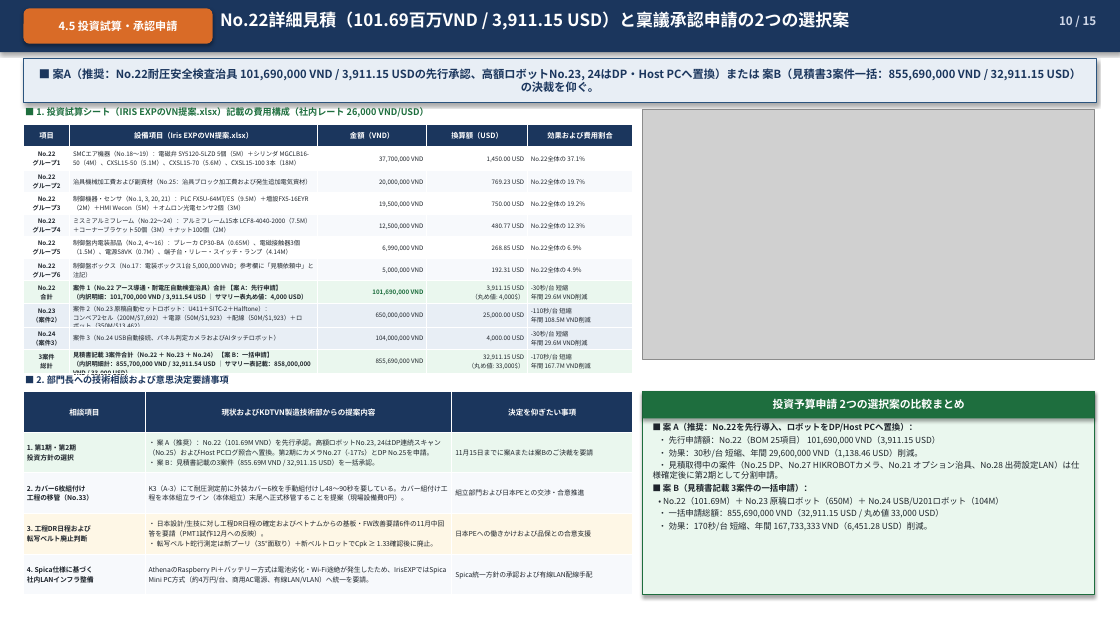
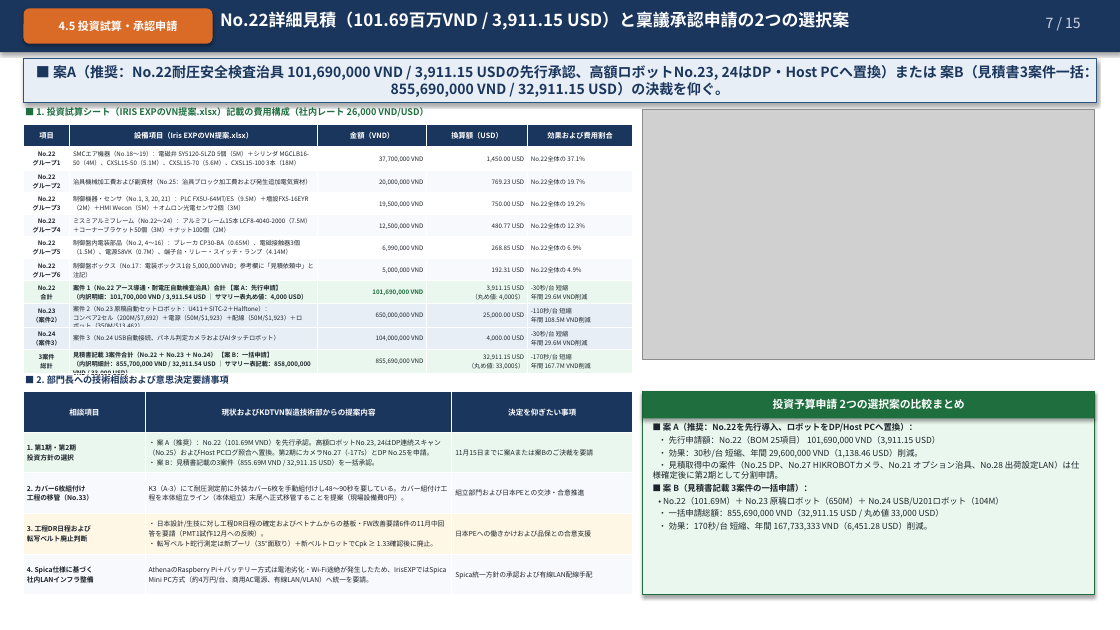
Before and after one commit to Nakazasen/bao_cao_dc_EXPIris, a slide deck: slide 7 of IrisEXP_VN改善提案報告_JP.pptx (slide 10 before the commit). Drawn at 1120x630 pixels with LibreOffice and Linux fonts; fonts in the diff are those of the drawing; grey boxes stand for pictures. Boxes give left, top, right and bottom in pixels: in the first picture for what was removed or moved away, otherwise in the second. Text is boxed around its words. In the diff, an @@ line names an element or a change of style, - is before the commit and + after.

```diff
--- a/IrisEXP_VN改善提案報告_JP.pptx
+++ b/IrisEXP_VN改善提案報告_JP.pptx
@@ text at [1046, 17, 1081, 28]: text changed; size 10 to 12 pt; bold off @@
-10 / 15
+7 / 15
@@ rectangle "■ 案A（推奨：No.22耐圧安全検査治具 101,690,000 VND / ..." at [24, 59, 1096, 103]: size 9.6 to 12 pt @@
```
Also in this commit, not shown: 13 other slides changed, 2 other files.
